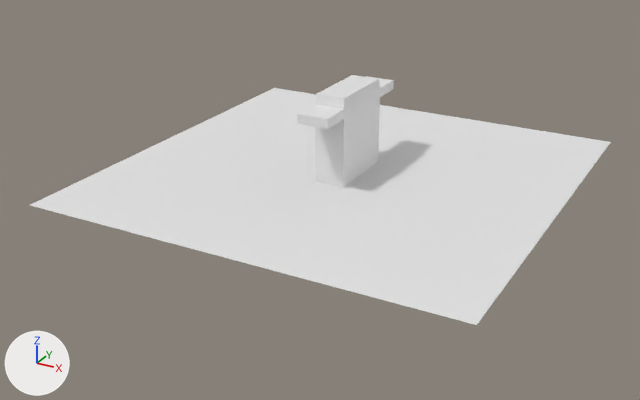
Before and after pictures for a commit that changed the Blender file Assets/Models/ShipInterior.blend.
Rendered twice from a 50 mm lens placed at (35.3, -68.7, 30.8), pointed at (-0.7, -3.2, -1.9). Every picture has the same lights, and +X, +Y and +Z are marked at lower left.

Names of what the first picture shows: 'Cube', 'Water'.
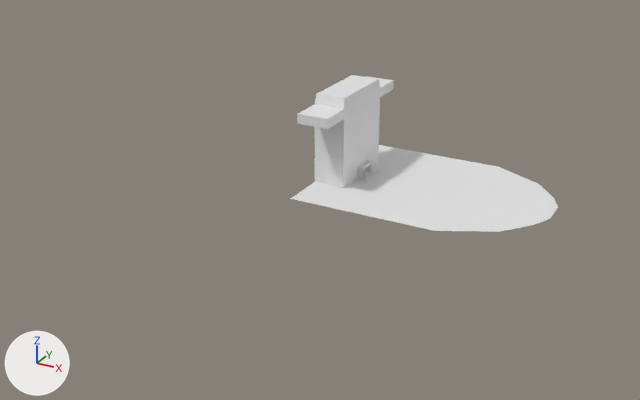
Location of each change, (x1, y1, x2, y2) in pixels of the pictures (640 x 400 px):
'Water', hidden
    before: (30, 88, 611, 325)
'ContainerWithInside', shown
    after: (314, 159, 380, 182)
'BoatBottom', unchanged, uncovered by the edit
    after: (290, 145, 558, 232)

Patch to the scene script:
```diff
--- a/Assets/Models/ShipInterior.blend.py
+++ b/Assets/Models/ShipInterior.blend.py
@@ ob_containerwithinside @@
 ob_containerwithinside.location = (0.0, 0.0, 0.0)
-ob_containerwithinside.hide_set(True)
@@ ob_water @@
 ob_water.scale = (20.0, 20.0, 20.0)
+ob_water.hide_set(True)
```
